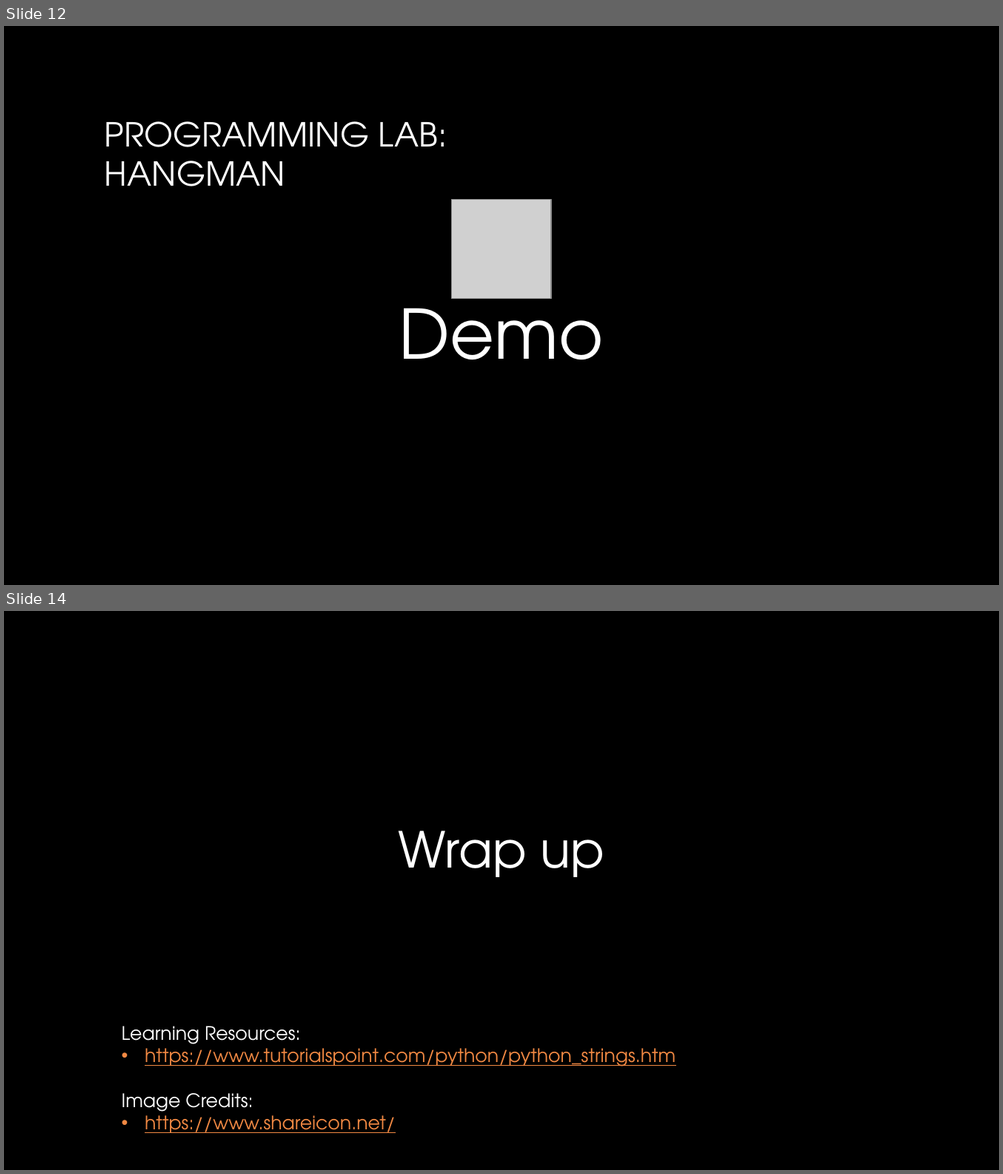
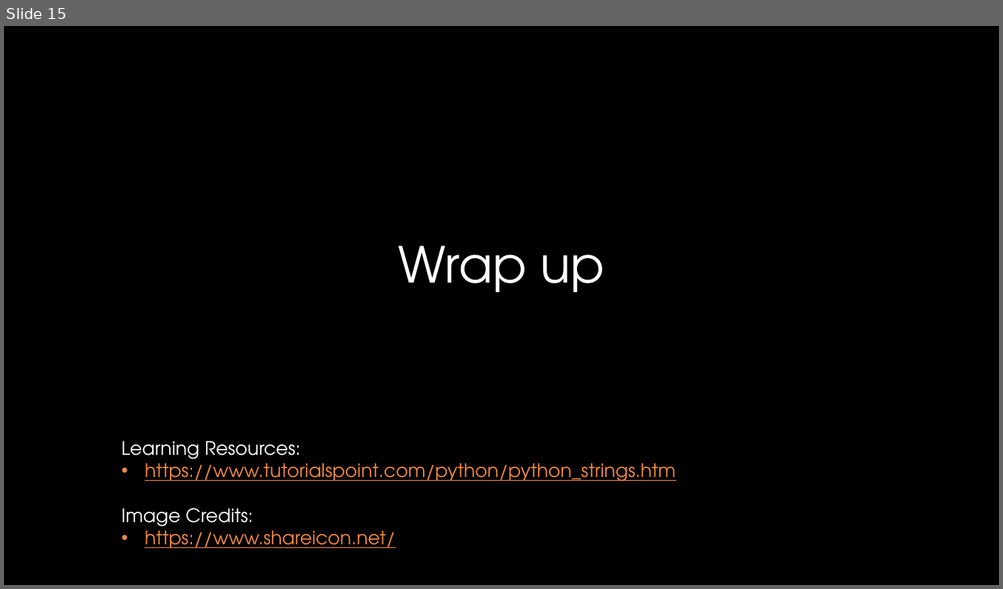
Before and after one commit to CSUMBPelicanCollective/CST205, a slide deck: howe_d_labs/lab10/lab10-presentation_howe_d.pptx. Shown one above the other, each under a label of ours: slides 12 and 14 before the commit, slide 15 after it; the slides between them are not shown. The pictures are 1003x1174 and 1003x589 pixels, drawn with LibreOffice and Linux fonts; fonts in the diff are those of the drawing; grey boxes stand for pictures; background and template pictures are left out. Boxes give left, top, right and bottom in pixels: in the first picture for what was removed or moved away, otherwise in the second. Text is boxed around its words. In the diff, an @@ line names an element or a change of style, - is before the commit and + after.

```diff
--- a/howe_d_labs/lab10/lab10-presentation_howe_d.pptx
+++ b/howe_d_labs/lab10/lab10-presentation_howe_d.pptx
@@ slide 12 removed at bbox=[4, 26, 999, 585], background picture (left out) @@
@@ title removed at bbox=[105, 121, 448, 187] @@
-PROGRAMMING LAB:
-HANGMAN
@@ picture removed at bbox=[452, 200, 551, 299] @@
@@ text removed at bbox=[399, 287, 603, 360] @@
-Demo
@@ what was slide 14 is now slide 15 @@
```
Also in this commit, not shown: 9 slides changed, 5 slides added, 3 other slides removed, 2 other files.
